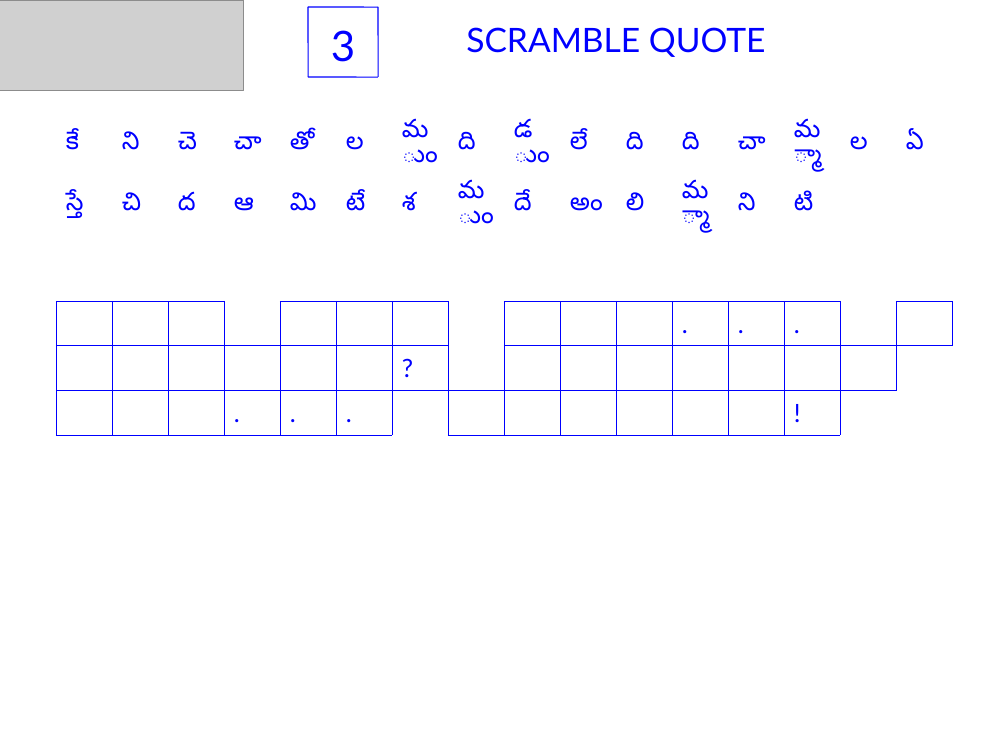
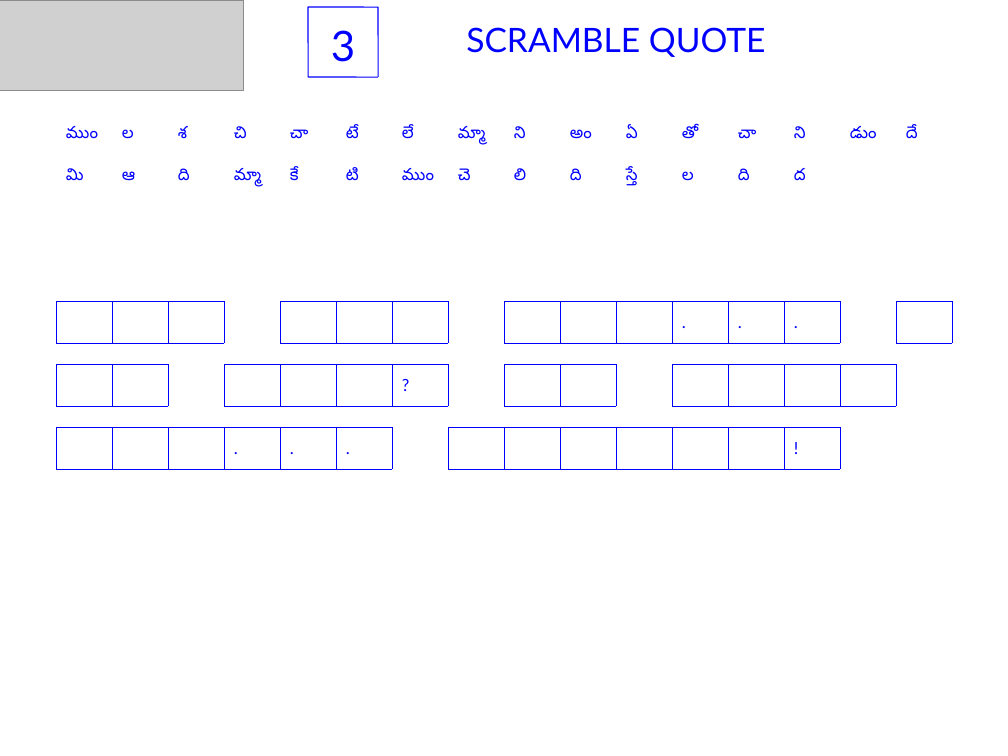
Before and after one commit to sjasthi/auto_quotes_java, a slide deck: slide 3 of Puzzles.ppt. Drawn at 1008x756 pixels with LibreOffice and Linux fonts; fonts in the diff are those of the drawing; grey boxes stand for pictures. Boxes give left, top, right and bottom in pixels: in the first picture for what was removed or moved away, otherwise in the second. Text is boxed around its words. In the diff, an @@ line names an element or a change of style, - is before the commit and + after.

```diff
--- a/Puzzles.ppt
+++ b/Puzzles.ppt
@@ table at [56,112,960,238] @@
-row 1: కే | ని | చె | చా | తో | ల | ముం | ది | డుం | లే | ది | ది | చా | మ్మా | ల | ఏ
+row 1: ముం | ల | శ | చి | చా | టే | లే | మ్మా | ని | అం | ఏ | తో | చా | ని | డుం | దే
-row 2: స్తే | చి | ద | ఆ | మి | టే | శ | ముం | దే | అం | లి | మ్మా | ని | టి |  | 
+row 2: మి | ఆ | ది | మ్మా | కే | టి | ముం | చె | లి | ది | స్తే | ల | ది | ద |  | 
@@ size 18 to 12 pt in "చా" @@
@@ table added at [56,301,960,344], 1 rows, 16 columns @@
+ |  |  |  |  |  |  |  |  |  |  | . | . | . |  | 
@@ table at [56,364,960,406] @@
-row 1:  |  |  |  |  |  |  |  |  |  |  | . | . | . |  | 
-row 3:  |  |  | . | . | . |  |  |  |  |  |  |  | ! |  | 
@@ table: place and size @@
-table at [56,301,960,427]
+table at [56,364,960,406]
@@ table added at [56,427,960,470], 1 rows, 16 columns @@
+ |  |  | . | . | . |  |  |  |  |  |  |  | ! |  | 
```
Also in this commit, not shown: 9 other slides changed, 20 other files.
